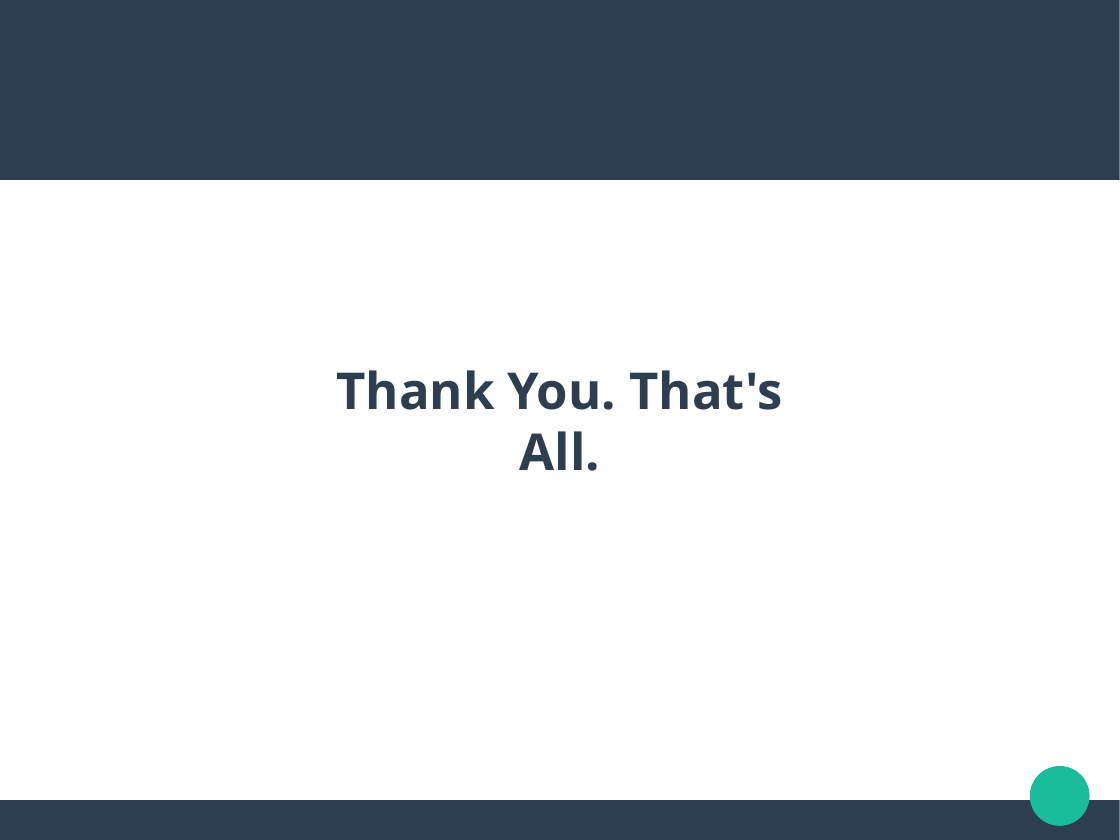
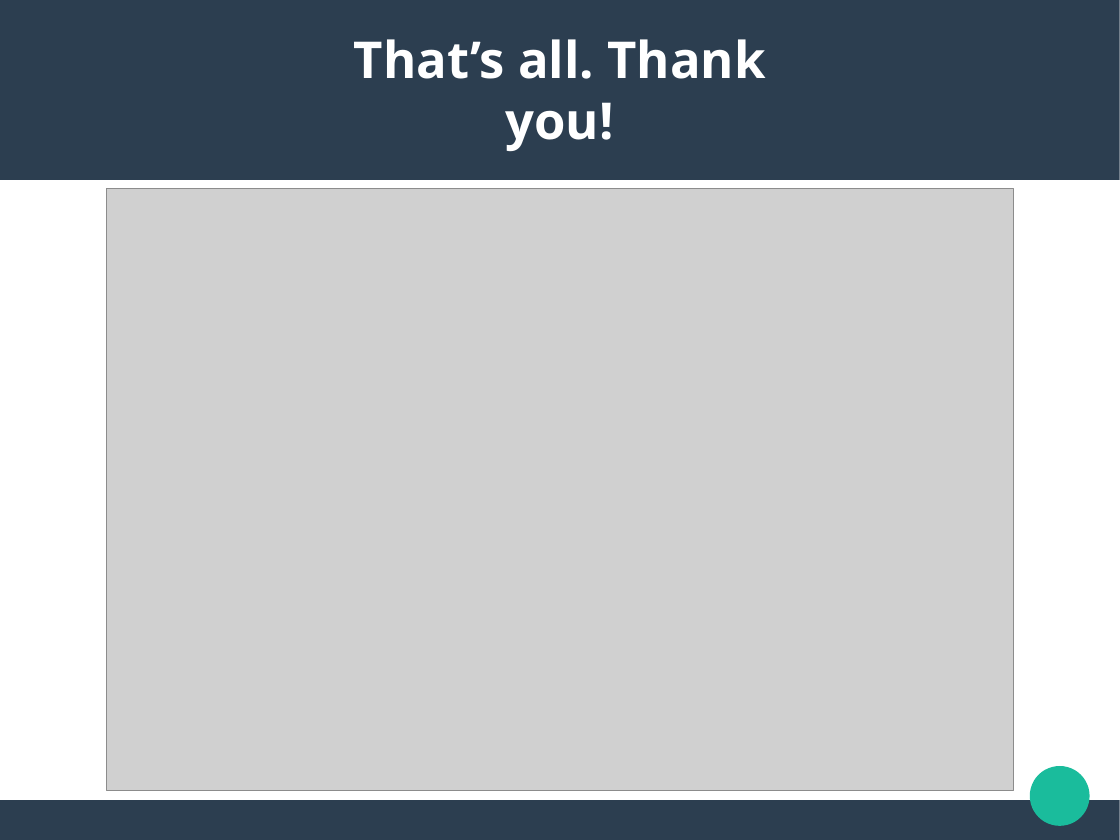
Before and after one commit to yawavi92/ML-Housing_price_predection, a slide deck: slide 16 of Resources/housing_price_prediction.pptx. Drawn at 1120x840 pixels with LibreOffice and Linux fonts; fonts in the diff are those of the drawing; grey boxes stand for pictures. Boxes give left, top, right and bottom in pixels: in the first picture for what was removed or moved away, otherwise in the second. Text is boxed around its words. In the diff, an @@ line names an element or a change of style, - is before the commit and + after.

Commit message:
Added new image files. Renamed previous image files. Modified README, powerpoint presentation, notebook file

```diff
--- a/Resources/housing_price_prediction.pptx
+++ b/Resources/housing_price_prediction.pptx
@@ text at (354,39,765,151): text changed; text colour #2C3E50 to #FFFFFF @@
-Thank You. That's All.
+That’s all. Thank you!
@@ picture added at (107,189,1014,791) @@
```
Also in this commit, not shown: 6 other slides changed, 24 other files.
